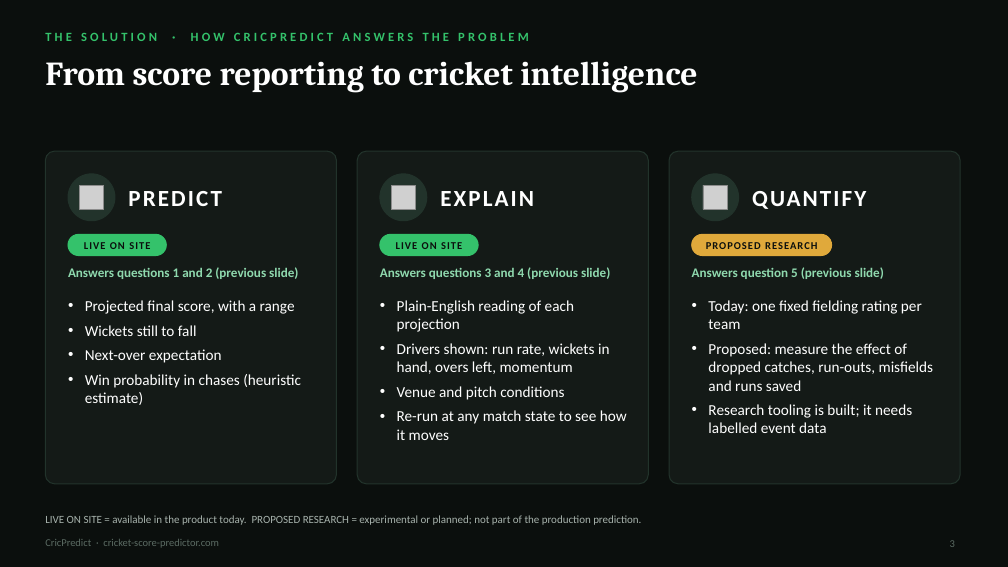
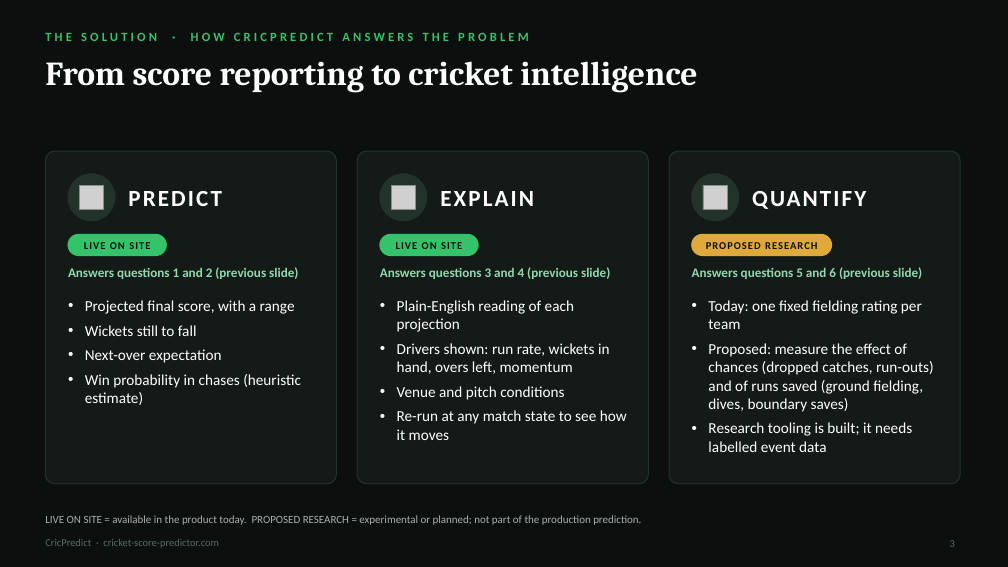
Before and after one commit to econsmaestro/cricket-score-predictor, a slide deck: slide 3 of presentation/CricPredict_Cricketviz.pptx. Drawn at 1008x567 pixels with LibreOffice and Linux fonts; fonts in the diff are those of the drawing; grey boxes stand for pictures. Boxes give left, top, right and bottom in pixels: in the first picture for what was removed or moved away, otherwise in the second. Text is boxed around its words. In the diff, an @@ line names an element or a change of style, - is before the commit and + after.

```diff
--- a/presentation/CricPredict_Cricketviz.pptx
+++ b/presentation/CricPredict_Cricketviz.pptx
@@ text at bbox=[692, 267, 922, 279]: text changed @@
-Answers question 5 (previous slide)
+Answers questions 5 and 6 (previous slide)
@@ text at bbox=[708, 343, 934, 412]: text changed @@
-• Proposed: measure the effect of dropped catches, run-outs, misfields and runs saved
+• Proposed: measure the effect of chances (dropped catches, run-outs) and of runs saved (ground fielding, dives, boundary saves)
```
Also in this commit, not shown: 4 other slides changed, 2 other files.
